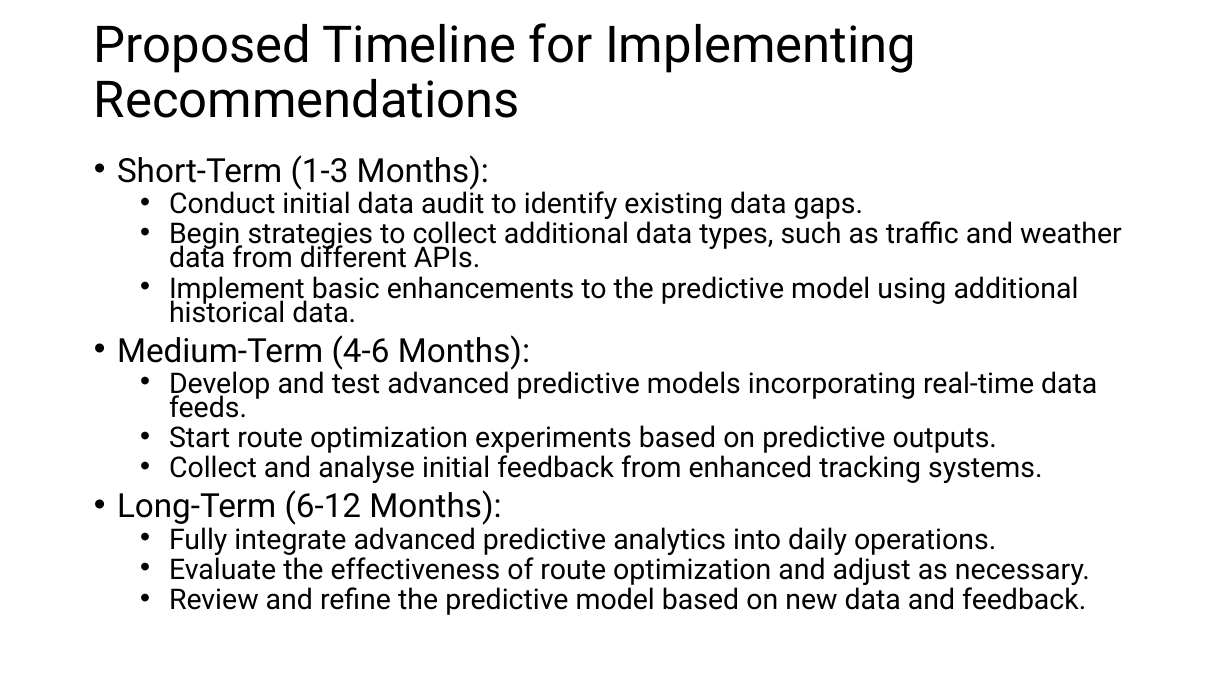
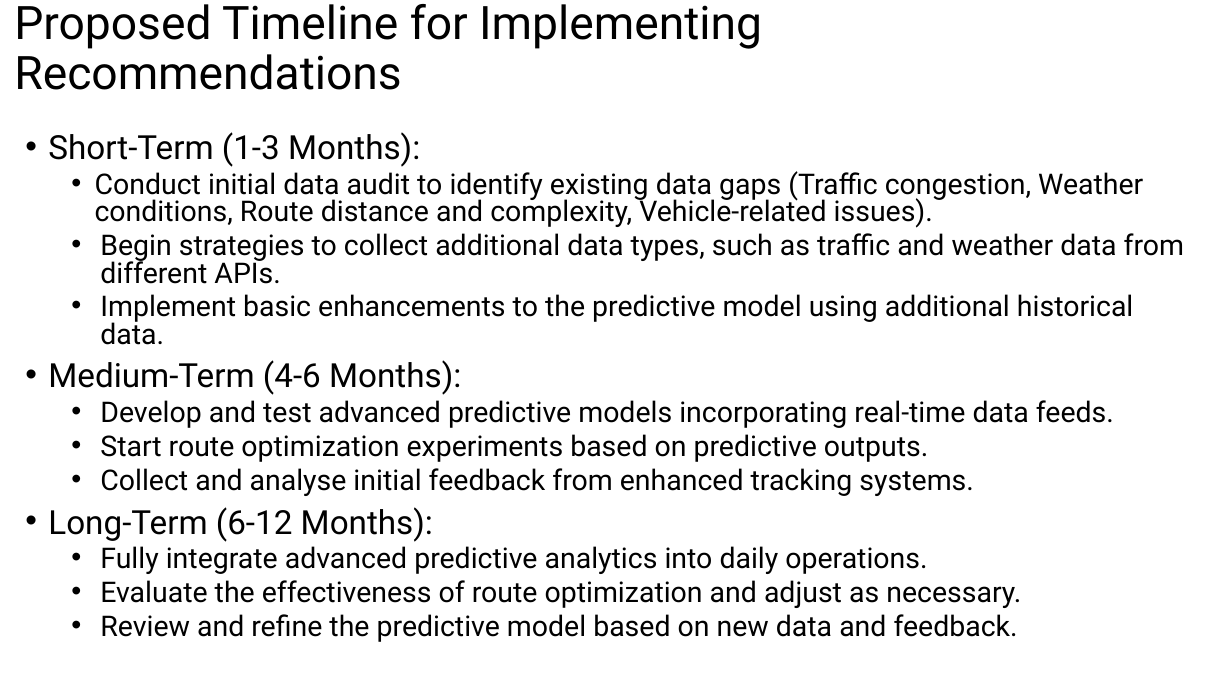
Before and after one commit to dansileshi/Shipment-Delay-Analysis, a slide deck: slide 10 of Shipment Delay Analysis Overview.pptx. Drawn at 1232x693 pixels with LibreOffice and Linux fonts; fonts in the diff are those of the drawing. Boxes give left, top, right and bottom in pixels: in the first picture for what was removed or moved away, otherwise in the second. Text is boxed around its words. In the diff, an @@ line names an element or a change of style, - is before the commit and + after.

```diff
--- a/Shipment Delay Analysis Overview.pptx
+++ b/Shipment Delay Analysis Overview.pptx
@@ title "Proposed Timeline for Implementing Recommendations": place and size @@
-title "Proposed Timeline for Implementing Recommendations" at (94, 23, 916, 118)
+title "Proposed Timeline for Implementing Recommendations" at (14, 4, 762, 90)
@@ title "Proposed Timeline for Implementing Recommendations" at (14, 4, 762, 90): size 39.6 to 36 pt @@
@@ text "Short-Term (1-3 Months):": place and size @@
-text "Short-Term (1-3 Months):" at (117, 155, 1122, 615)
+text "Short-Term (1-3 Months):" at (48, 132, 1184, 642)
@@ text at (48, 132, 1184, 642): line spacing 0.7 to 0.8 @@
@@ text at (95, 171, 1143, 228): text changed @@
-  • Conduct initial data audit to identify existing data gaps.
+  • Conduct initial data audit to identify existing data gaps (Traffic congestion, Weather conditions, Route distance and complexity, Vehicle-related issues).
```
Also in this commit, not shown: 6 other slides changed, 2 slides added, 8 slides removed, 9 other files.
